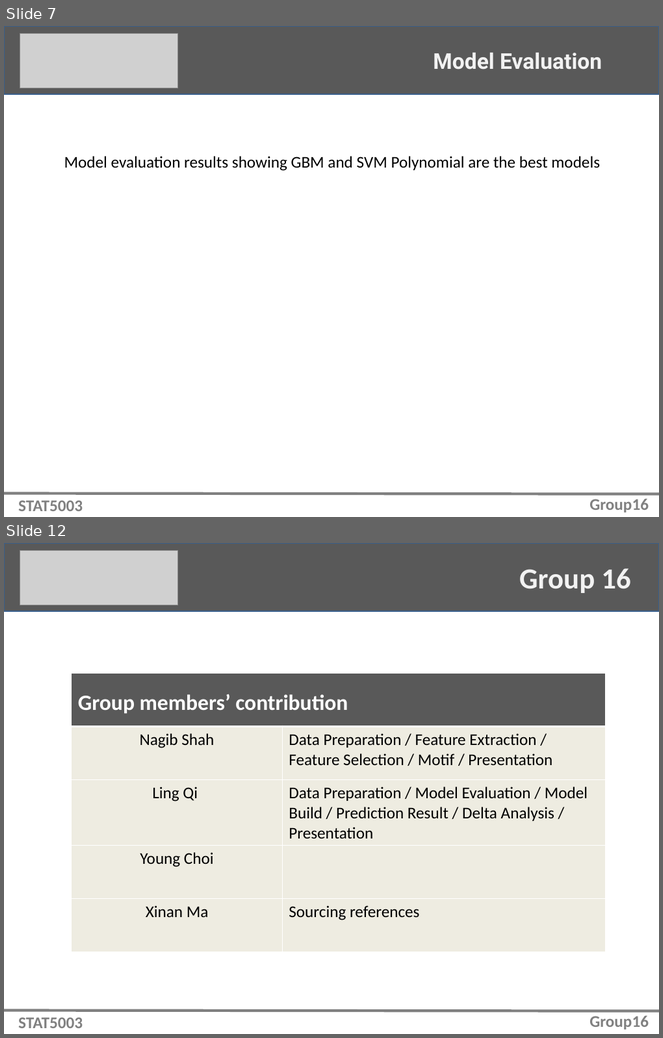
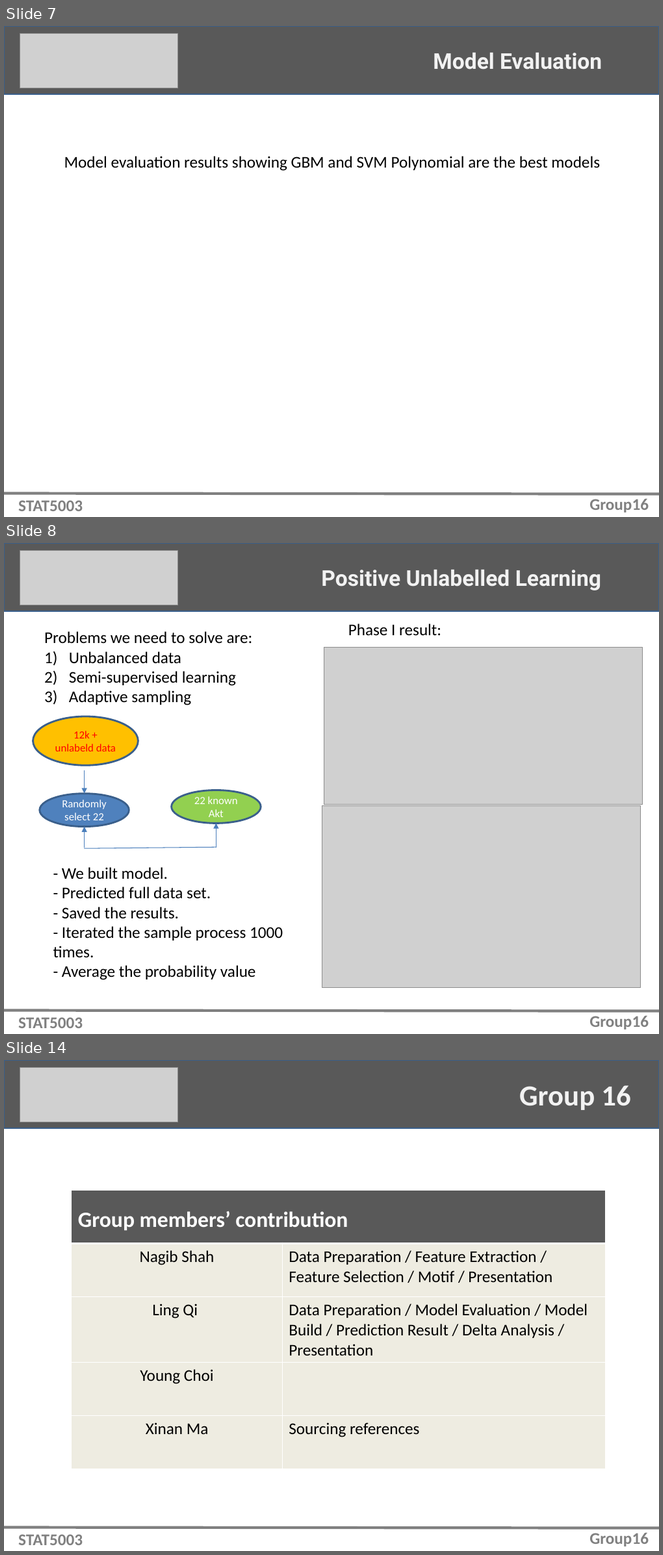
Before and after one commit to nagibshah/predicting-novel-kinase-substrates, a slide deck: Assignment2_Slides_LingVersion.pptx. Shown one above the other, each under a label of ours: slides 7 and 12 before the commit, slides 7, 8 and 14 after it; the slides between them are not shown. The pictures are 663x1038 and 663x1555 pixels, drawn with LibreOffice and Linux fonts; fonts in the diff are those of the drawing; grey boxes stand for pictures. Boxes give left, top, right and bottom in pixels: in the first picture for what was removed or moved away, otherwise in the second. Text is boxed around its words. In the diff, an @@ line names an element or a change of style, - is before the commit and + after.

Commit message:
Ling - slides 8-13

```diff
--- a/Assignment2_Slides_LingVersion.pptx
+++ b/Assignment2_Slides_LingVersion.pptx
@@ slide 8 added at <box>4,543,659,1034</box>, background #FFFFFF @@
@@ rectangle added at <box>4,543,659,611</box>, fill #595959, outline #3A5F8C 2 pt @@
@@ picture added at <box>20,551,178,605</box> @@
@@ text added at <box>321,570,601,590</box>, 24 pt, text #F2F2F2, bold @@
+Positive Unlabelled Learning
@@ text added at <box>44,631,253,705</box>, 18 pt, text #000000 @@
+Problems we need to solve are:
+1) Unbalanced data
+2) Semi-supervised learning
+3) Adaptive sampling
@@ text added at <box>348,624,441,636</box>, 18 pt, text #000000 @@
+Phase I result:
@@ picture added at <box>324,648,642,805</box> @@
@@ ellipse added at <box>33,717,139,766</box>, fill #FFC000, outline #3A5F8C 2 pt, 12 pt, text #FF0000 @@
+12k + unlabeld data
@@ arrow added from (85, 771) to (85, 794), #4B7EBC 0.75 pt @@
@@ ellipse added at <box>39,794,129,827</box>, fill #4F81BD, outline #3A5F8C 2 pt, 12 pt, text #FFFFFF @@
+Randomly select 22
@@ ellipse added at <box>172,790,261,823</box>, fill #92D050, outline #3A5F8C 2 pt, 12 pt, text #FFFFFF @@
+22 known Akt
@@ picture added at <box>322,806,641,988</box> @@
@@ arrow added from (85, 849) to (85, 826), #4B7EBC 0.75 pt @@
@@ arrow added from (217, 849) to (217, 823), #4B7EBC 0.75 pt @@
@@ line added from (84, 849) to (216, 848), #4B7EBC 0.75 pt @@
@@ text added at <box>53,867,283,980</box>, 18 pt, text #000000 @@
+- We built model.
+- Predicted full data set.
+- Saved the results.
+- Iterated the sample process 1000 times.
+- Average the probability value
@@ line added from (4, 1011) to (659, 1012), #808080 3 pt @@
@@ text added at <box>18,1017,83,1029</box>, 18 pt, text #808080, bold @@
+STAT5003
@@ text added at <box>590,1016,649,1030</box>, 18 pt, text #808080, bold @@
+Group16
@@ what was slide 12 is now slide 14 @@
```
Also in this commit, not shown: 1 slide changed, 4 other slides added, 3 slides removed.
